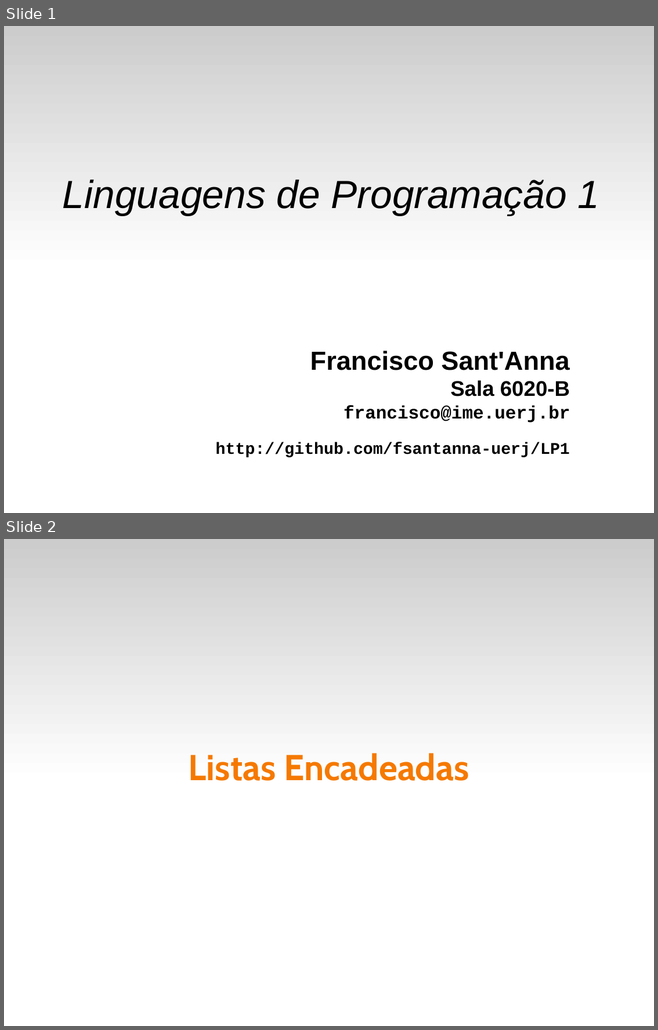
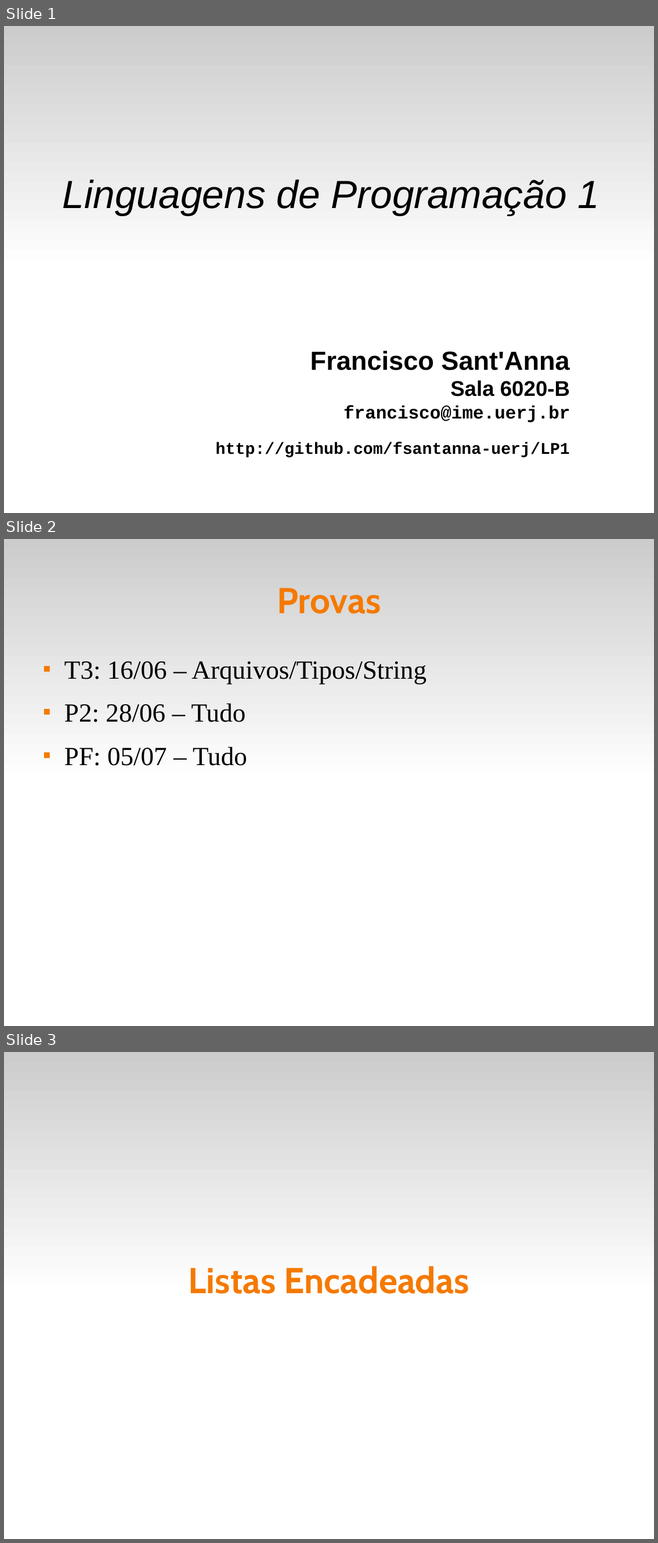
Before and after one commit to fsantanna-uerj/LP1, a slide deck: Slides/lp1-09-listas.odp. Shown one above the other, each under a label of ours: slides 1 and 2 before the commit, slides 1, 2 and 3 after it. The pictures are 658x1030 and 658x1543 pixels, drawn with LibreOffice and Linux fonts; fonts in the diff are those of the drawing. Boxes give left, top, right and bottom in pixels: in the first picture for what was removed or moved away, otherwise in the second. Text is boxed around its words. In the diff, an @@ line names an element or a change of style, - is before the commit and + after.

```diff
--- a/Slides/lp1-09-listas.odp
+++ b/Slides/lp1-09-listas.odp
@@ slide 2 added at (4, 539, 654, 1026), background #FFFFFF; not listed: 1 template element that a slide beside it also shows @@
@@ title added at (277, 588, 380, 614), 44 pt, text #F57900, bold @@
+Provas
@@ text added at (64, 661, 426, 766), 32 pt, text #000000 @@
+■ T3: 16/06 – Arquivos/Tipos/String
+■ P2: 28/06 – Tudo
+■ PF: 05/07 – Tudo
@@ what was slide 2 is now slide 3 @@
```
Also in this commit, not shown: 1 slide changed, 4 other files.
